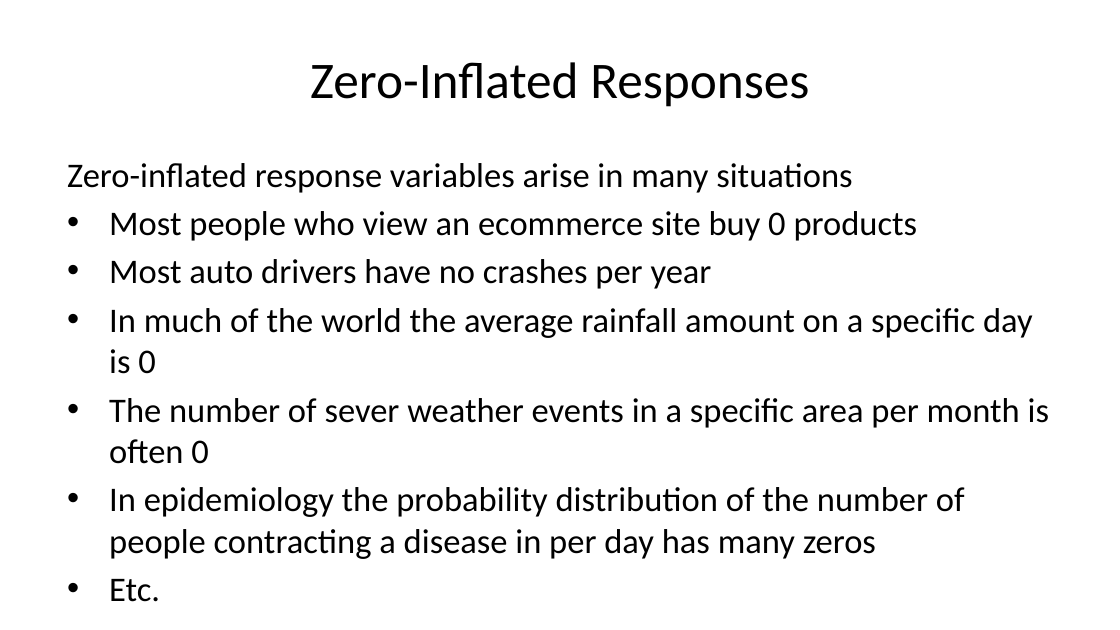
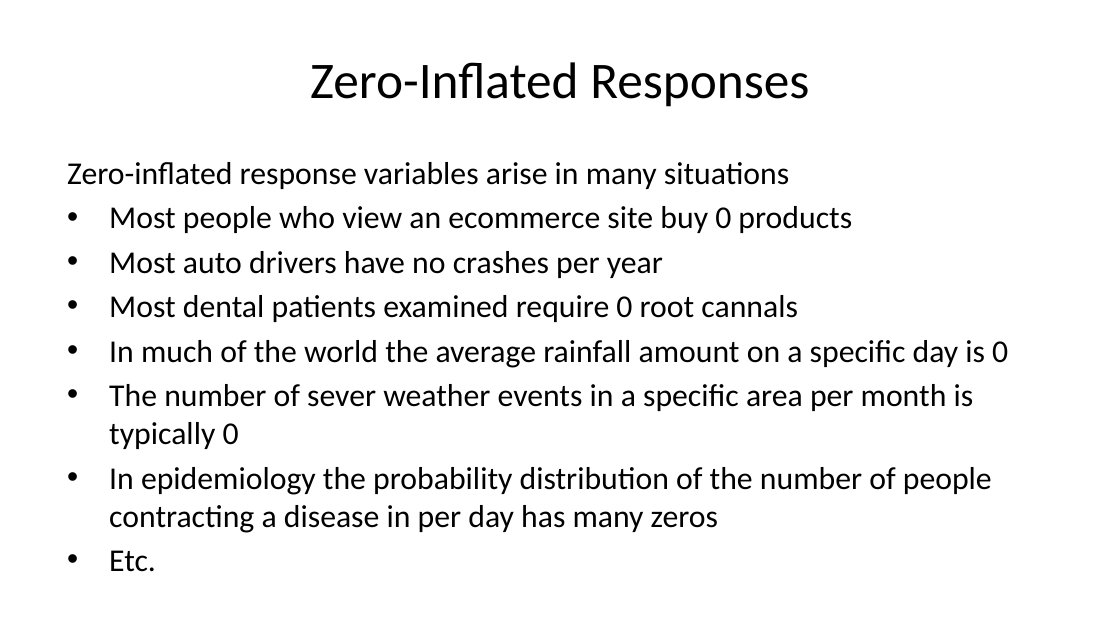
Before and after one commit to StephenElston/CSCI-E-83, a slide deck: slide 5 of LectureSlides/10b_ModelsFor OutliersAndOverdispersion.pptx. Drawn at 1120x630 pixels with LibreOffice and Linux fonts; fonts in the diff are those of the drawing. Boxes give left, top, right and bottom in pixels: in the first picture for what was removed or moved away, otherwise in the second. Text is boxed around its words. In the diff, an @@ line names an element or a change of style, - is before the commit and + after.

```diff
--- a/LectureSlides/10b_ModelsFor OutliersAndOverdispersion.pptx
+++ b/LectureSlides/10b_ModelsFor OutliersAndOverdispersion.pptx
@@ text at [67, 162, 1008, 572]: size 22.2 to 20.4 pt in "Zero-inflated response variables arise in many situations", "Most people who view an ecommerce site ...", "Most auto drivers have no crashes per ...", "In much of the world the average ..." and 2 more places @@
@@ text at [109, 295, 798, 322]: paragraph added @@
+• Most dental patients examined require 0 root cannals
@@ text at [109, 384, 974, 449]: text changed; size 22.2 to 20.4 pt @@
-• The number of sever weather events in a specific area per month is often 0
+• The number of sever weather events in a specific area per month is typically 0
```
Also in this commit, not shown: 20 other slides changed, 1 slide added.
